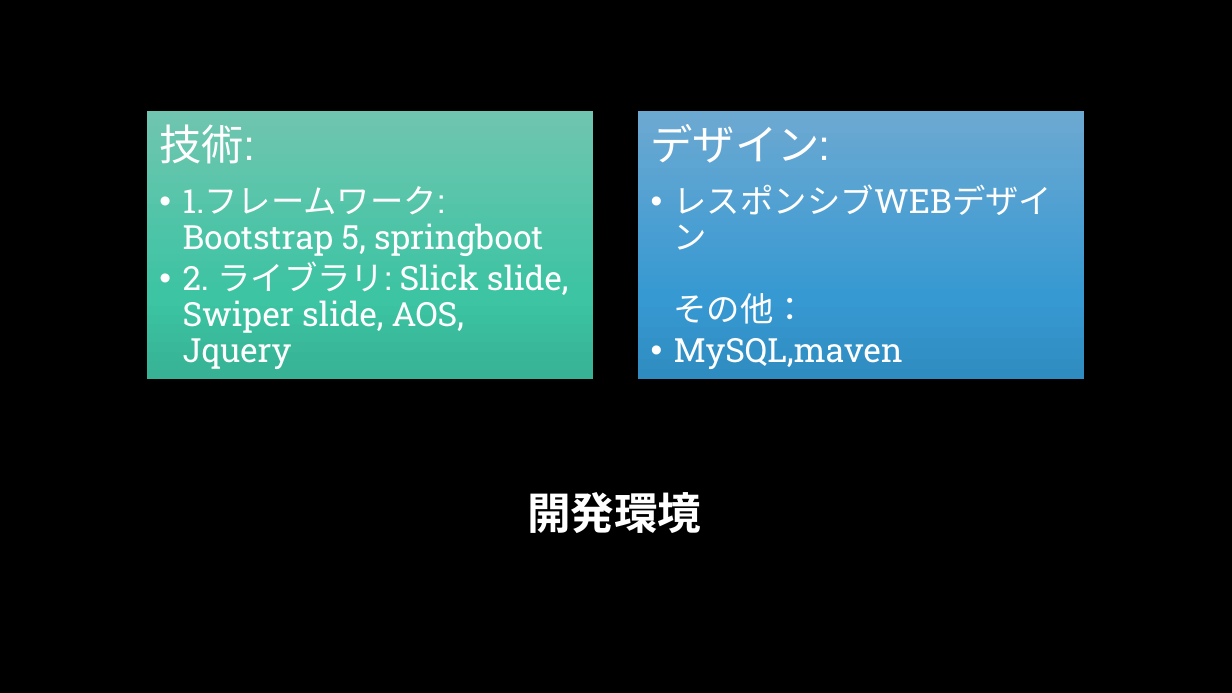
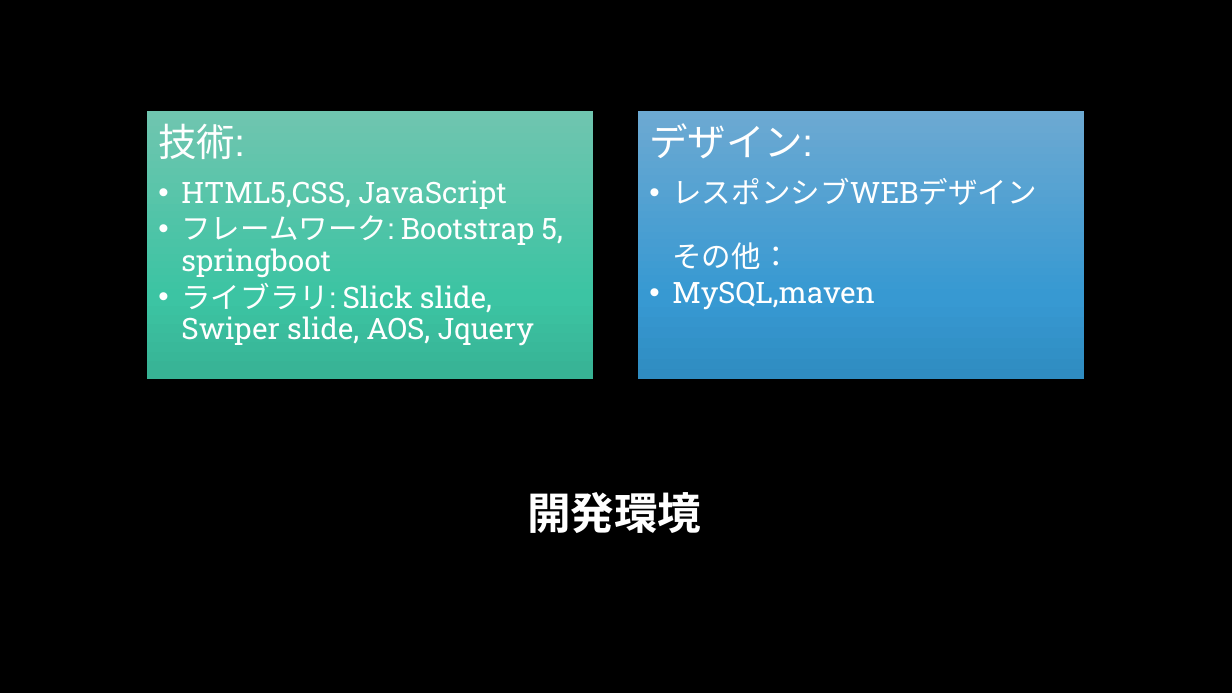
Before and after one commit to qyinter/HelloWorldGroup, a slide deck: slide 6 of 11.24.pptx (slide 5 before the commit). Drawn at 1232x693 pixels with LibreOffice and Linux fonts; fonts in the diff are those of the drawing; background and template pictures are left out. Boxes give left, top, right and bottom in pixels: in the first picture for what was removed or moved away, otherwise in the second. Text is boxed around its words. In the diff, an @@ line names an element or a change of style, - is before the commit and + after.

```diff
--- a/11.24.pptx
+++ b/11.24.pptx
@@ rectangle removed at [0, 0, 1232, 430] @@
@@ text "デザイン:" at [649, 123, 1036, 310]: size 33 to 30 pt in "デザイン:"; size 26 to 23 pt in "レスポンシブWEBデザイン その他：", "MySQL,maven"; less space between paragraphs @@
@@ text at [158, 123, 243, 159]: size 33 to 30 pt in "技術:"; less space between paragraphs @@
@@ text at [181, 180, 563, 346]: text changed; size 26 to 23 pt @@
-  • 1.フレームワーク: Bootstrap 5, springboot
-  • 2. ライブラリ: Slick slide, Swiper slide, AOS, Jquery
+  • HTML5,CSS, JavaScript
+  • フレームワーク: Bootstrap 5, springboot
+  • ライブラリ: Slick slide, Swiper slide, AOS, Jquery
```
Also in this commit, not shown: 6 other slides changed, 1 slide removed.
